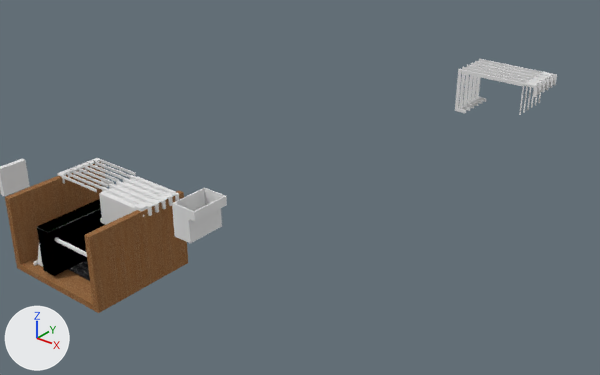
The Blender file psubracket.blend: old version first, new version second.
Rendered twice from a 50 mm lens placed at (3.678, -1.089, 1.244), pointed at (3.119, -0.39, 0.811). Every picture has the same lights, and +X, +Y and +Z are marked at lower left.

Before the edit, the objects in view are built like this:
```python
me_cube_001 = bpy.data.meshes.new('Cube.001')
me_cube_001.from_pydata(...)  # a box spanning x -1.0..1.0, y -1.0..1.0, z -1.0..1.0
me_cube_008 = bpy.data.meshes.new('Cube.008')
me_cube_008.from_pydata(...)  # 342 vertices, 330 faces; spans x -0.104..0.09, y -0.052..0.051, z -0.072..0.03
me_plane = bpy.data.meshes.new('Plane')
me_plane.from_pydata(...)  # 86 vertices, 80 faces; spans x -0.0935..-0.0255, y 0.0002..0.1002, z -0.0605..0.0225
ob_cube_008 = bpy.data.objects.new('Cube.008', me_cube_008)
ob_cube_008.location = (2.9149, 0.6305, 0.6239)
ob_plane = bpy.data.objects.new('Plane', me_plane)
ob_plane.location = (2.5435, -0.0002, 0.4005)
ob_psu = bpy.data.objects.new('psu', me_cube_001)
ob_psu.location = (2.03, 0.246, 0.184)
ob_psu.scale = (0.075, 0.07, 0.043)
# also in view: 'case.002' at (1.953, 0.153, 0.01); 'gpu.001' at (1.909, 0.163, 0.099); 'case.009' at (1.781, 0.163, 0.113); '19mm wall.002' at (1.332, 0.294, 0.05); 'case.008' at (2.124, 0.163, 0.114)
```
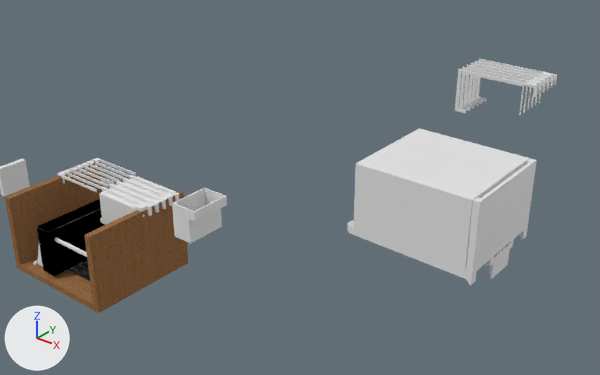
The change, as JSON lines over the scene's bpy script:
```json
{"op": "add", "block": "me_cube_024", "code": ["me_cube_024 = bpy.data.meshes.new('Cube.024')", "me_cube_024.from_pydata(...)  # 123 vertices, 127 faces; spans x -0.019..0.083, y -0.07..0.07, z -0.056..0.112"]}
{"op": "add", "block": "me_cube_033", "code": ["me_cube_033 = bpy.data.meshes.new('Cube.033')", "me_cube_033.from_pydata(...)  # 46 vertices, 44 faces; spans x 0.0659..0.0749, y 0.044..0.102, z -0.0749..-0.0459"]}
{"op": "add", "block": "me_cube_026", "code": ["me_cube_026 = bpy.data.meshes.new('Cube.026')", "me_cube_026.from_pydata(...)  # 68 vertices, 68 faces; spans x -0.09..0.077, y -0.004..0.004, z -0.01..0.014"]}
{"op": "add", "block": "ob_bracket_001", "code": ["ob_bracket_001 = bpy.data.objects.new('bracket.001', me_cube_024)", "ob_bracket_001.location = (3.2826, -0.294, 0.7673)", "ob_bracket_001.rotation_euler = (0.0, -1.571, 0.0)  # degrees (0, -90, 0)"]}
{"op": "add", "block": "ob_psu_003", "code": ["ob_psu_003 = bpy.data.objects.new('psu.003', me_cube_001.copy())  # the mesh of ob_psu", "ob_psu_003.location = (3.255, -0.294, 0.807)", "ob_psu_003.scale = (0.075, 0.07, 0.043)"]}
{"op": "add", "block": "ob_cube_007", "code": ["ob_cube_007 = bpy.data.objects.new('Cube.007', me_cube_033)", "ob_cube_007.location = (3.2641, -0.364, 0.8049)"]}
{"op": "add", "block": "ob_cube", "code": ["ob_cube = bpy.data.objects.new('Cube', me_cube_026)", "ob_cube.location = (3.2617, -0.316, 0.7609)", "_m = ob_cube.modifiers.new('Array', 'ARRAY')", "_m.use_constant_offset = True", "_m.constant_offset_displace = (0.0, 0.05, 0.0)", "_m.use_relative_offset = False", "_m.relative_offset_displace = (0.0, 6.0, 0.0)"]}
```

Pixel boxes (x1, y1, x2, y2) of what changed, in the pictures (600 x 375 px):
```json
{"object": "psu.003", "change": "added", "after": [354, 128, 529, 270]}
{"object": "bracket.001", "change": "added", "after": [347, 158, 537, 285]}
{"object": "Cube.007", "change": "added", "after": [487, 243, 510, 279]}
{"object": "Cube", "change": "added", "after": [484, 239, 514, 266]}
```
